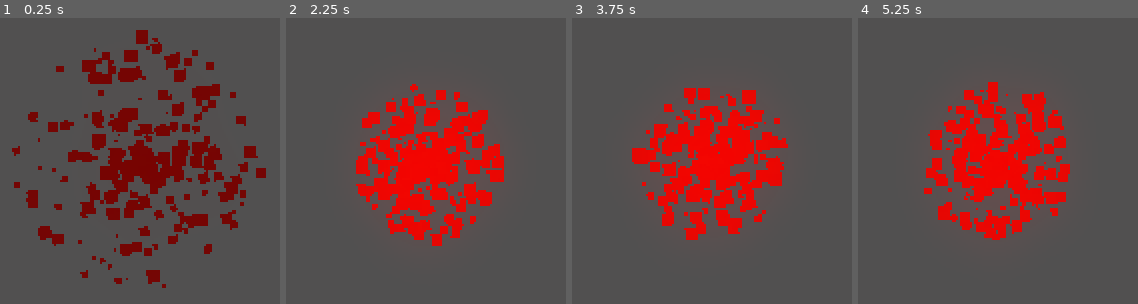
Above: before the commit, frames 1-4 (left to right).
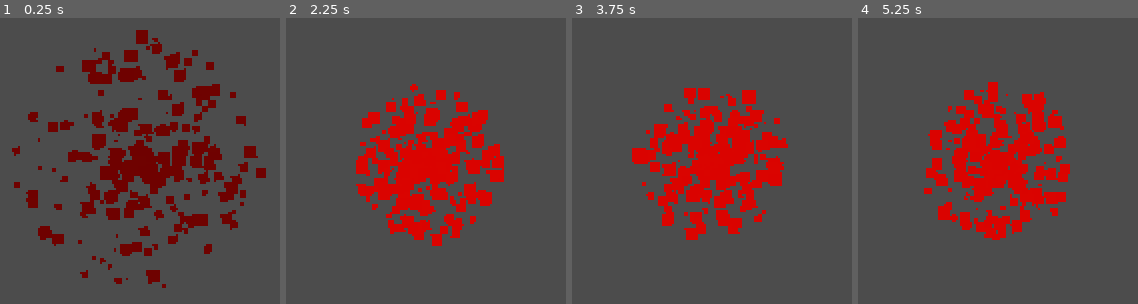
Above: after the commit, the same moments.

Repository: DominikWolek/bomber-game
Game: Godot game, scene res://Board/explosionParticle.tscn
Same seed, same stepped clock (60 frames per second), same inputs: the game is played once before the commit and once after it. This scene is started directly instead of the project's main scene.
Inputs:
- Up to frame 1 (0.25 s): no input
- Up to frame 2 (2.25 s): hold Right (ui_right) 0.53-1.28 s; tap Space (ui_select) at 0.77, 1.52 s; hold Down (ui_down) 1.28-2.03 s; hold Right (ui_right) from 2.03 s (still down)
- Up to frame 3 (3.75 s): release Right (ui_right) at 2.78 s; hold Up (ui_up) 2.78-3.53 s; tap Space (ui_select) at 3.02 s; hold Left (ui_left) from 3.53 s (still down)
- Up to frame 4 (5.25 s): tap Space (ui_select) at 3.77, 4.52 s; release Left (ui_left) at 5.03 s; hold Down (ui_down) from 5.03 s (still down)

The runs differ from the first frame. In frame 2, 1.3% of the frame differs, in the area x 41-58%, y 45-60%; in frame 3, 1.7%, in the area x 42-59%, y 41-57%; in frame 4, 0.4%.

Commit message:
hotfix? i hope

Diff:
--- a/Bomberman/Board/explosionParticle.tscn
+++ b/Bomberman/Board/explosionParticle.tscn
@@ -45,14 +45,6 @@
 hue_variation = 0.01
 hue_variation_random = 0.17
 
-[sub_resource type="Environment" id=8]
-background_mode = 4
-glow_enabled = true
-glow_intensity = 1.06
-glow_strength = 0.55
-glow_bloom = 0.6
-glow_blend_mode = 0
-
 [node name="Particles2D" type="Particles2D"]
 position = Vector2( 704, 256 )
 amount = 250
@@ -60,6 +52,3 @@
 explosiveness = 1.0
 randomness = 0.71
 process_material = SubResource( 7 )
-
-[node name="WorldEnvironment" type="WorldEnvironment" parent="."]
-environment = SubResource( 8 )
Not shown: 1 places in Bomberman/Board/explosionParticle.tscn that only renumber resources
